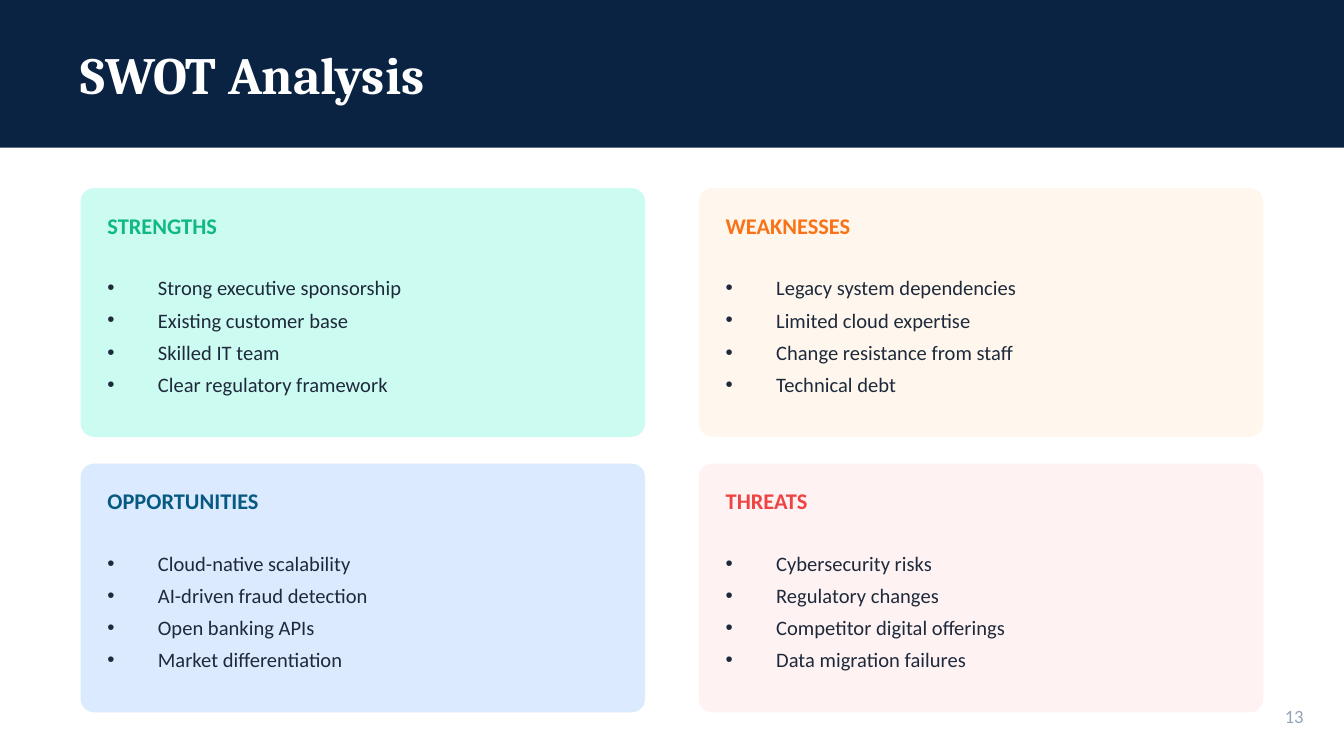
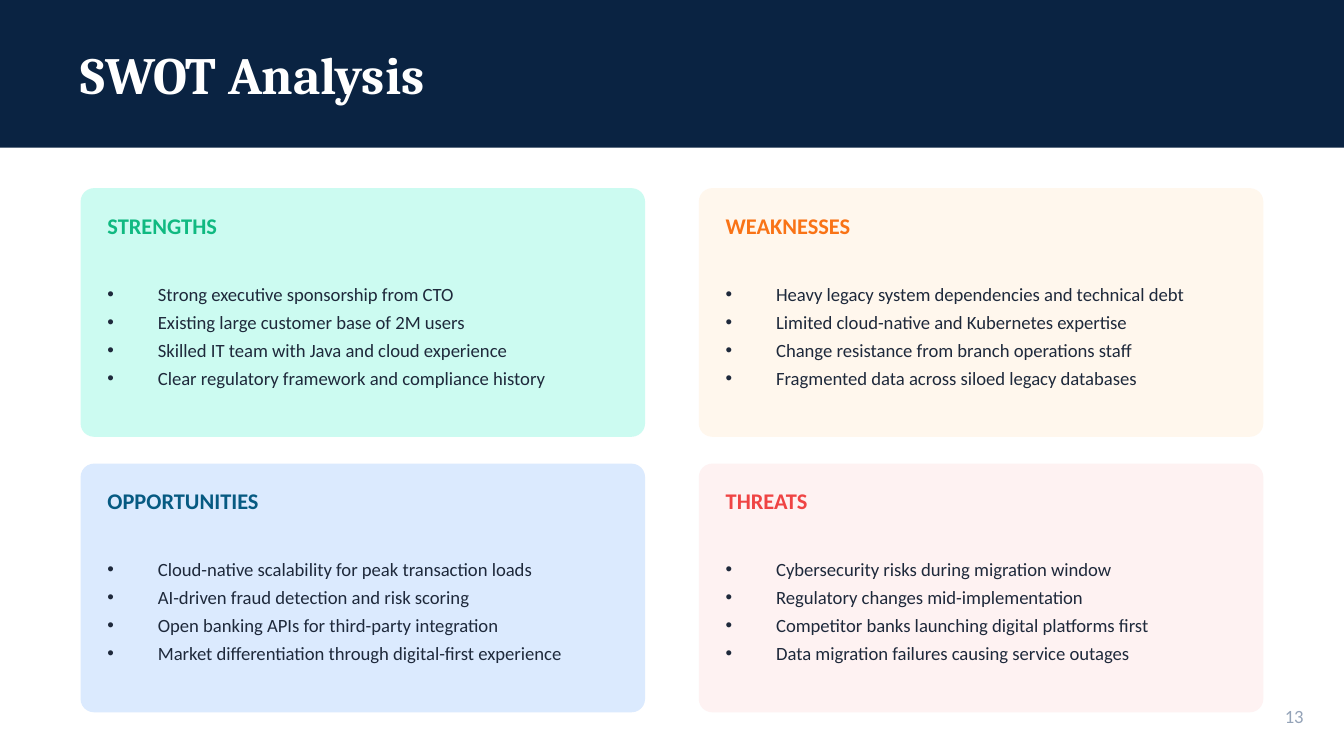
Before and after one commit to WitKoffie/Artist, a slide deck: slide 13 of FinalSubmission.pptx. Drawn at 1344x756 pixels with LibreOffice and Linux fonts; fonts in the diff are those of the drawing. Boxes give left, top, right and bottom in pixels: in the first picture for what was removed or moved away, otherwise in the second. Text is boxed around its words. In the diff, an @@ line names an element or a change of style, - is before the commit and + after.

```diff
--- a/FinalSubmission.pptx
+++ b/FinalSubmission.pptx
@@ text at <box>158,288,545,388</box>: text changed; size 11 to 10 pt @@
-• Strong executive sponsorship
-• Existing customer base
-• Skilled IT team
-• Clear regulatory framework
+• Strong executive sponsorship from CTO
+• Existing large customer base of 2M users
+• Skilled IT team with Java and cloud experience
+• Clear regulatory framework and compliance history
@@ text at <box>776,288,1184,388</box>: text changed; size 11 to 10 pt @@
-• Legacy system dependencies
-• Limited cloud expertise
-• Change resistance from staff
-• Technical debt
+• Heavy legacy system dependencies and technical debt
+• Limited cloud-native and Kubernetes expertise
+• Change resistance from branch operations staff
+• Fragmented data across siloed legacy databases
@@ text at <box>158,563,561,663</box>: text changed; size 11 to 10 pt @@
-• Cloud-native scalability
-• AI-driven fraud detection
-• Open banking APIs
-• Market differentiation
+• Cloud-native scalability for peak transaction loads
+• AI-driven fraud detection and risk scoring
+• Open banking APIs for third-party integration
+• Market differentiation through digital-first experience
@@ text at <box>776,563,1148,663</box>: text changed; size 11 to 10 pt @@
-• Cybersecurity risks
-• Regulatory changes
-• Competitor digital offerings
-• Data migration failures
+• Cybersecurity risks during migration window
+• Regulatory changes mid-implementation
+• Competitor banks launching digital platforms first
+• Data migration failures causing service outages
```
Also in this commit, not shown: 17 other slides changed, 5 slides added, 2 slides removed, 2 other files.
